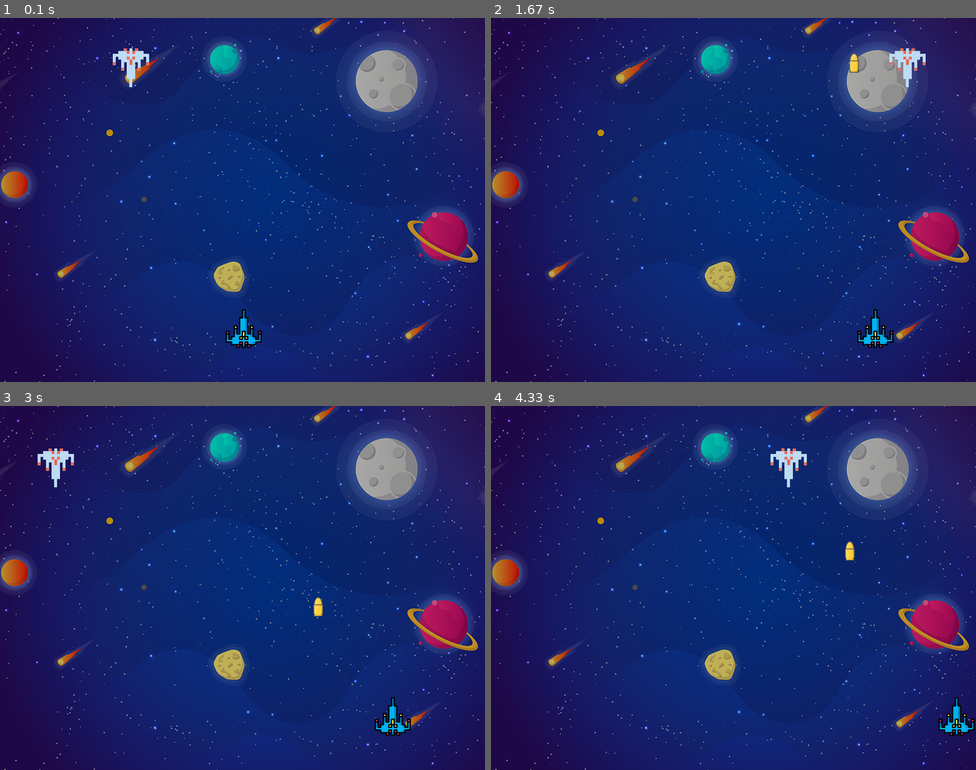
Above: before the commit, frames 1-4 (two rows, left to right).
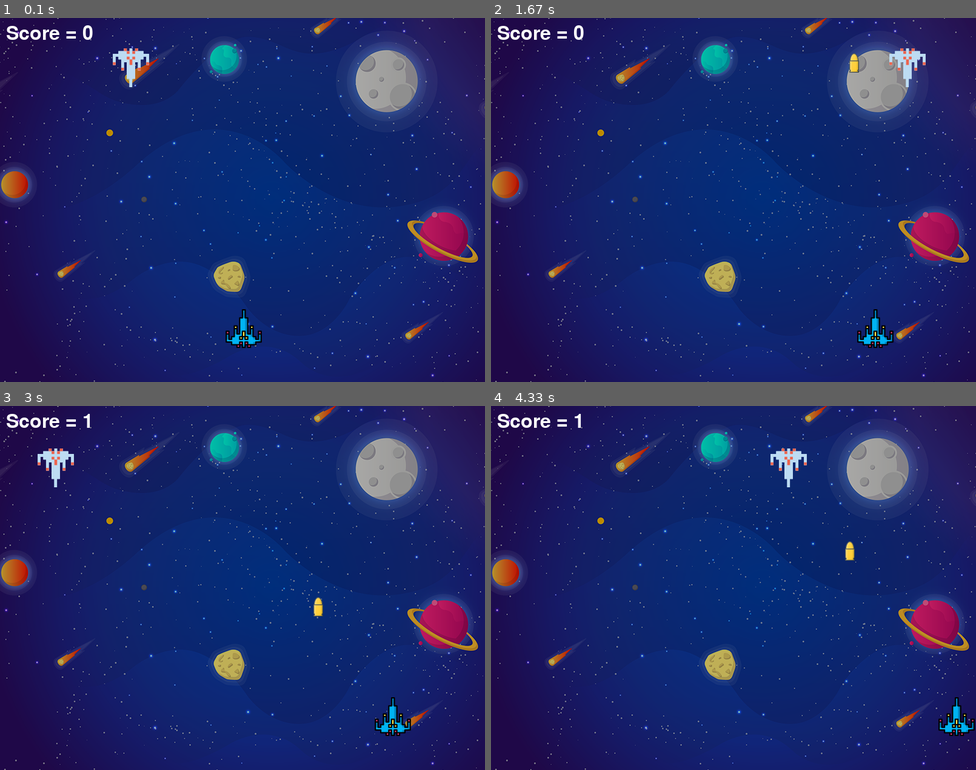
Above: after the commit, the same moments.

Repository: skyfast/pygame
Game: pygame game, started from main.py
The game is run twice, just before and just after one commit, with the same random seed, the same clock (stepped at 60 frames per second) and the same inputs.
Inputs:
- Up to frame 1 (0.1 s): no input
- Up to frame 2 (1.67 s): hold Right 0.33-0.8 s; hold Right 0.83-1.3 s; tap Space at 0.9, 1.2, 1.4 s; hold Left from 1.33 s (still down)
- Up to frame 3 (3 s): tap Space at 1.7, 1.97, 2.27, 2.4, 2.7 s; release Left at 1.87 s; hold Left 1.9-2.3 s; hold Right 2.33-2.97 s
- Up to frame 4 (4.33 s): hold Left 3-3.47 s; tap Space at 3.07, 3.37, 3.57, 3.87, 4.07 s; hold Right 3.5-3.97 s; hold Right from 4 s (still down)

The runs differ from the first frame. In frame 1, 0.3% of the frame differs, in the area x 1-20%, y 2-6%; in frame 2, 0.3%; in frame 3, 0.3%; in frame 4, 0.3%.

Commit message:
Added score to the screen

Diff:
--- a/main.py
+++ b/main.py
@@ -25,13 +25,21 @@
 #  Background
 background = pygame.image.load('background.png')
 
+# @score
+score_vale = 0
+font = pygame.font.Font('freesansbold.ttf', 32)
 
-# @score
-score = 0
+text_x = 10
+text_y = 10
+
+
+def show_score():
+    score = font.render("Score = {}".format(str(score_vale)), True, (255, 255, 255))
+    screen.blit(score, (text_x, text_y))
+
 
 e = enemy.Enemy(random.randint(0, 735), 50)
 p = player.Player()
-
 
 dt = 0
 prev_time = time.time()
@@ -71,8 +79,9 @@
     if p.check_hit(e.x_cord, e.y_cord):
         e.x_cord = random.randint(0, 735)
         e.y_cord = 50
+        score_vale += 1
 
     p.draw(screen)
     e.draw(screen)
-
+    show_score()
     pygame.display.update()
